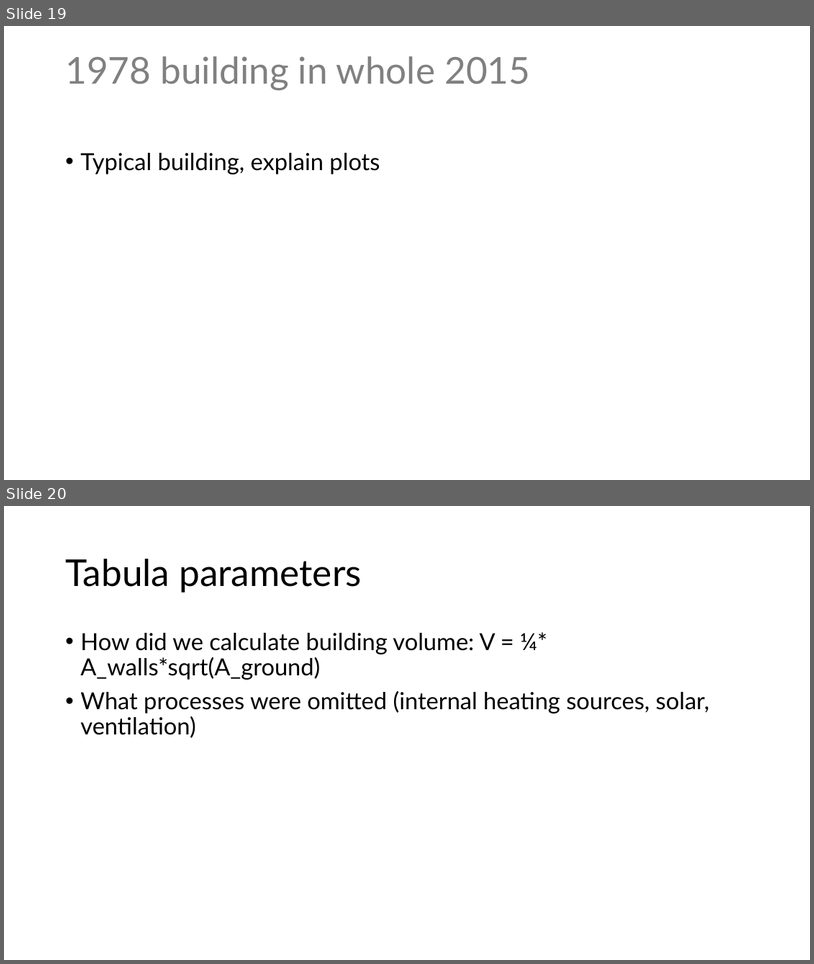
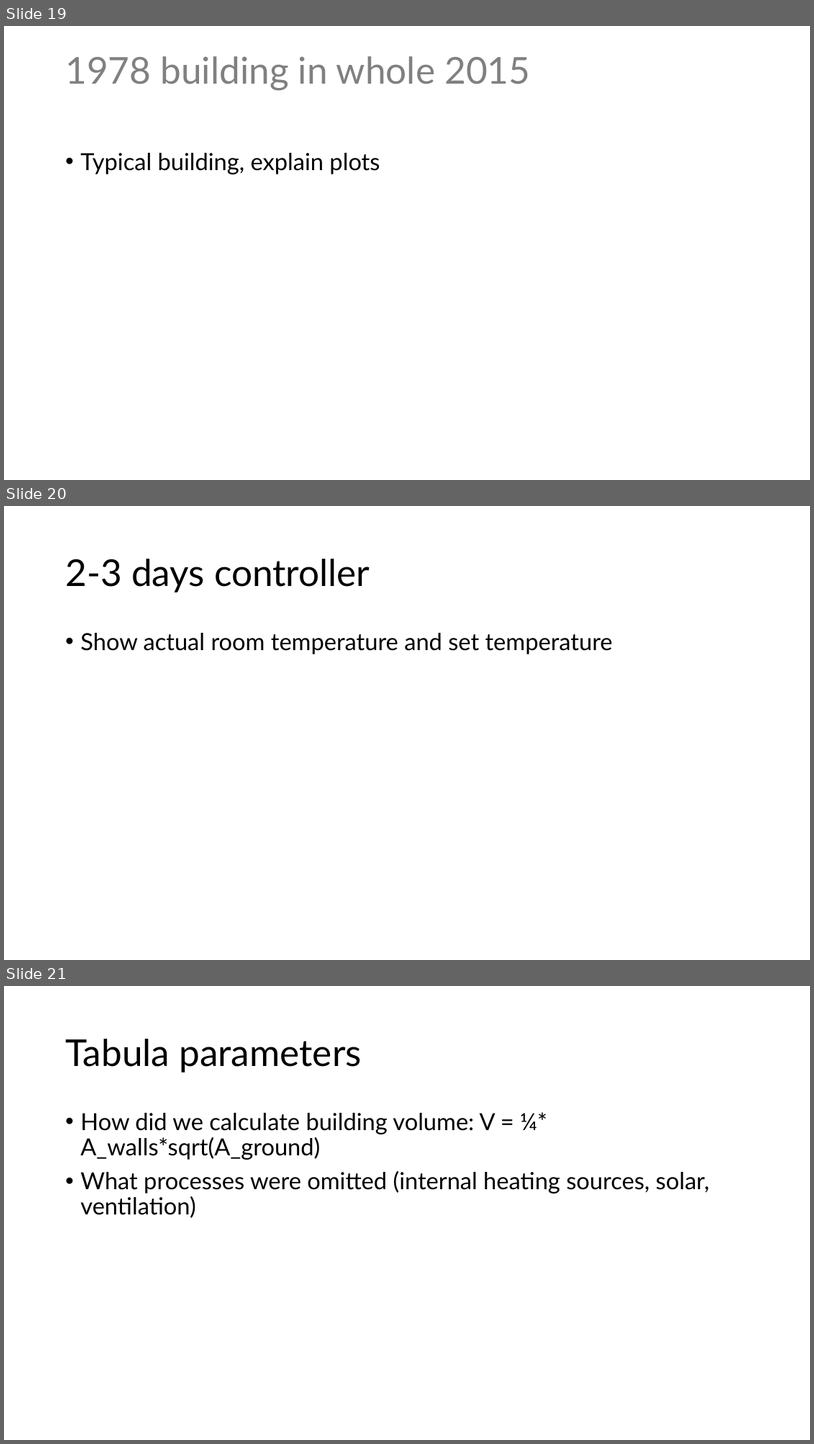
Before and after one commit to eyjomoin/Modeling-buildings-and-their-heating-systems, a slide deck: presentation/heat.pptx. Shown one above the other, each under a label of ours: slides 19 and 20 before the commit, slides 19, 20 and 21 after it. The pictures are 814x964 and 814x1444 pixels, drawn with LibreOffice and Linux fonts; fonts in the diff are those of the drawing. Boxes give left, top, right and bottom in pixels: in the first picture for what was removed or moved away, otherwise in the second. Text is boxed around its words. In the diff, an @@ line names an element or a change of style, - is before the commit and + after.

```diff
--- a/presentation/heat.pptx
+++ b/presentation/heat.pptx
@@ slide 20 added at [4,506,810,960], background #FFFFFF @@
@@ title added at [65,559,370,592], 44 pt, text #000000 @@
+2-3 days controller
@@ text added at [80,633,613,654], 28 pt, text #000000 @@
+• Show actual room temperature and set temperature
@@ what was slide 20 is now slide 21 @@
```
Also in this commit, not shown: 1 slide changed, 1 other slide added.
